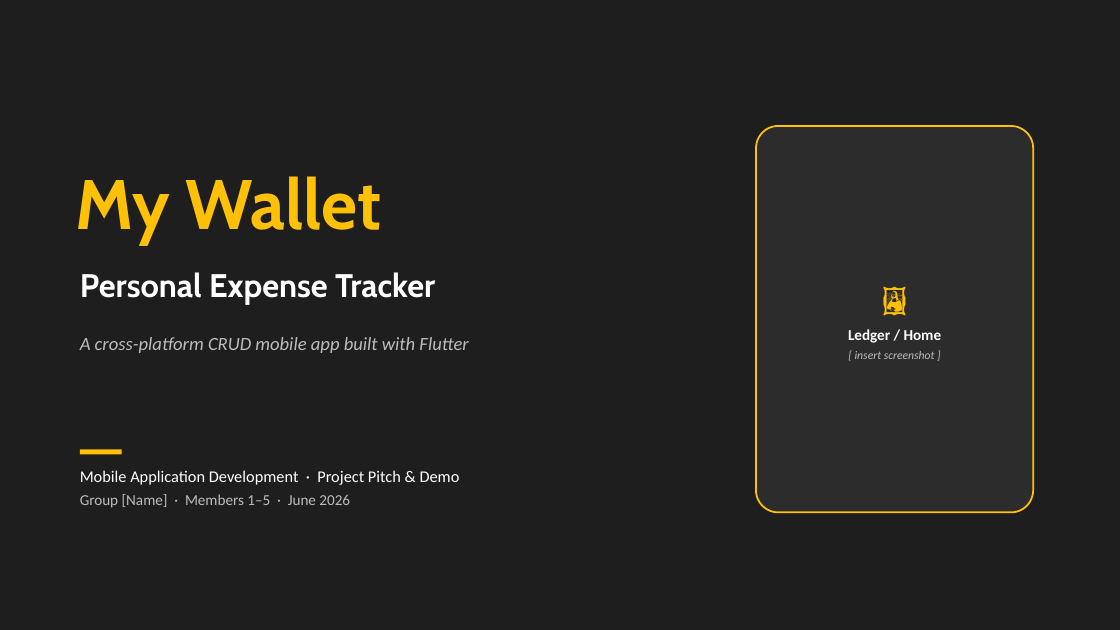
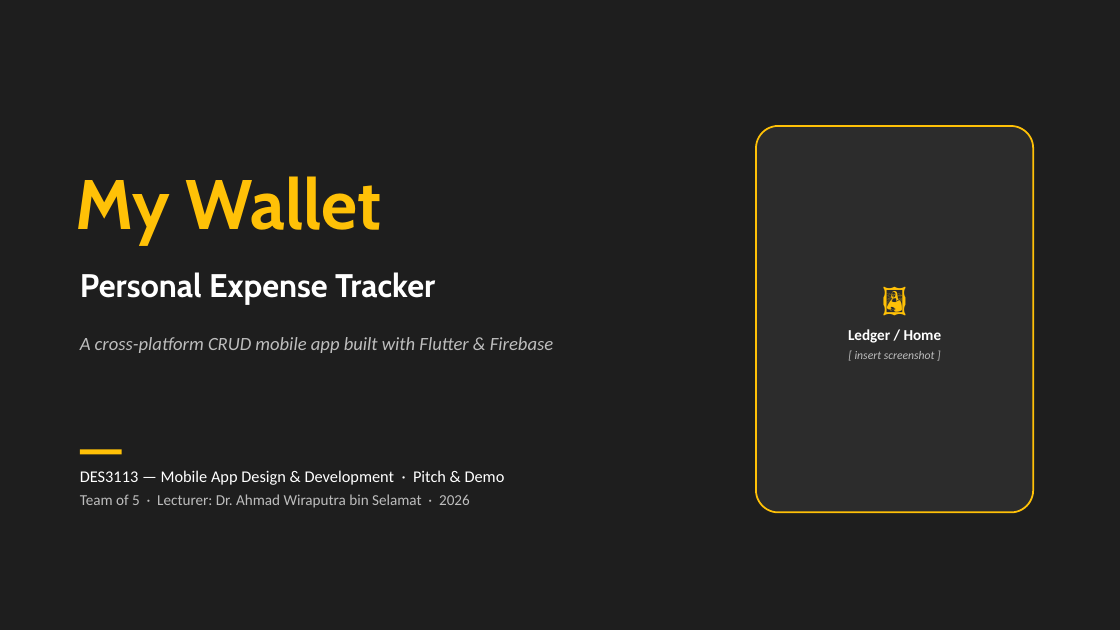
Before and after one commit to LBBT-God/expense-tracker, a slide deck: slide 1 of docs/My_Wallet_Presentation.pptx. Drawn at 1120x630 pixels with LibreOffice and Linux fonts; fonts in the diff are those of the drawing. Boxes give left, top, right and bottom in pixels: in the first picture for what was removed or moved away, otherwise in the second. Text is boxed around its words. In the diff, an @@ line names an element or a change of style, - is before the commit and + after.

Commit message:
Migrate data layer to Cloud Firestore; add Firebase setup, manual & updated docs
- Replace shared_preferences with firebase_core + cloud_firestore
- Add lib/firebase_options.dart (web) for the shared Firebase project
- Realtime snapshot listener for transactions; budget in settings/app
- Update tests to use fake_cloud_firestore (12 passing)
- Update README, project report and slides to reflect Firebase
- Add docs/USER_MANUAL.md (setup & demo guide for the team)

```diff
--- a/docs/My_Wallet_Presentation.pptx
+++ b/docs/My_Wallet_Presentation.pptx
@@ text at (x1=80, y1=337, x2=553, y2=353): text changed @@
-A cross-platform CRUD mobile app built with Flutter
+A cross-platform CRUD mobile app built with Flutter & Firebase
@@ text at (x1=80, y1=470, x2=505, y2=508): text changed; size 14 to 13 pt; text colour #FFFFFF to #BDBDBD @@
-Mobile Application Development · Project Pitch & Demo
-Group [Name] · Members 1–5 · June 2026
+DES3113 — Mobile App Design & Development · Pitch & Demo
+Team of 5 · Lecturer: Dr. Ahmad Wiraputra bin Selamat · 2026
```
Also in this commit, not shown: 10 other slides changed, 15 other files.
